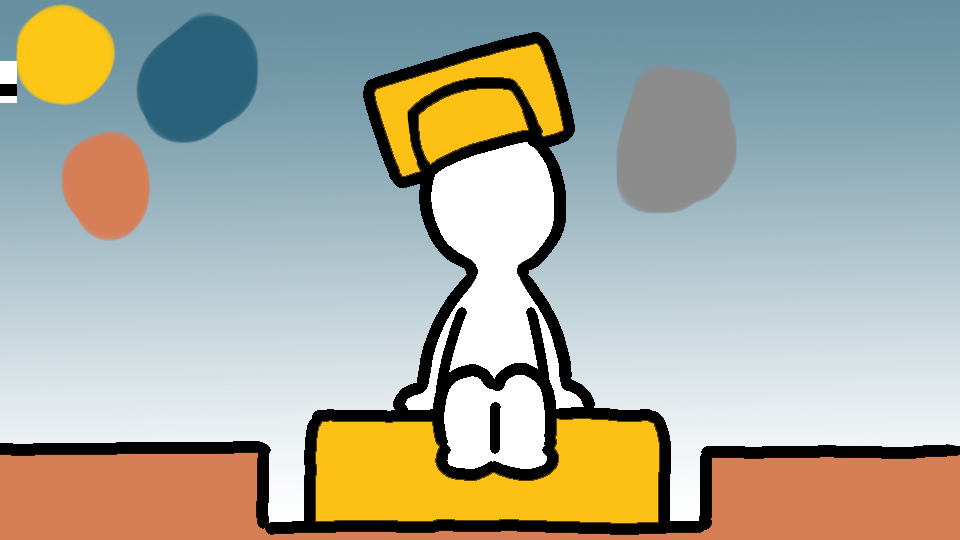
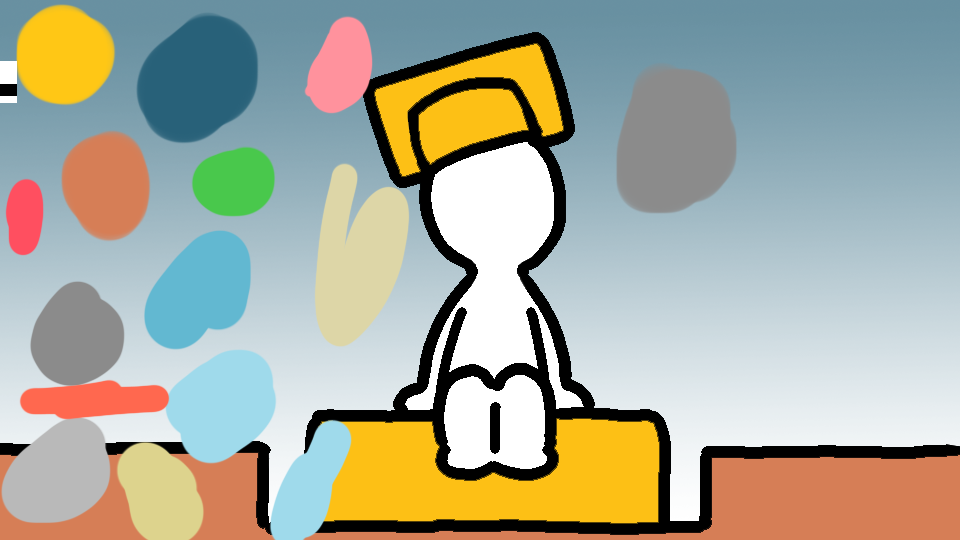
Two versions of the same layered image (960×540). Layer-by-layer changes:
painted on "레이어 6" over [1, 15, 410, 540]
